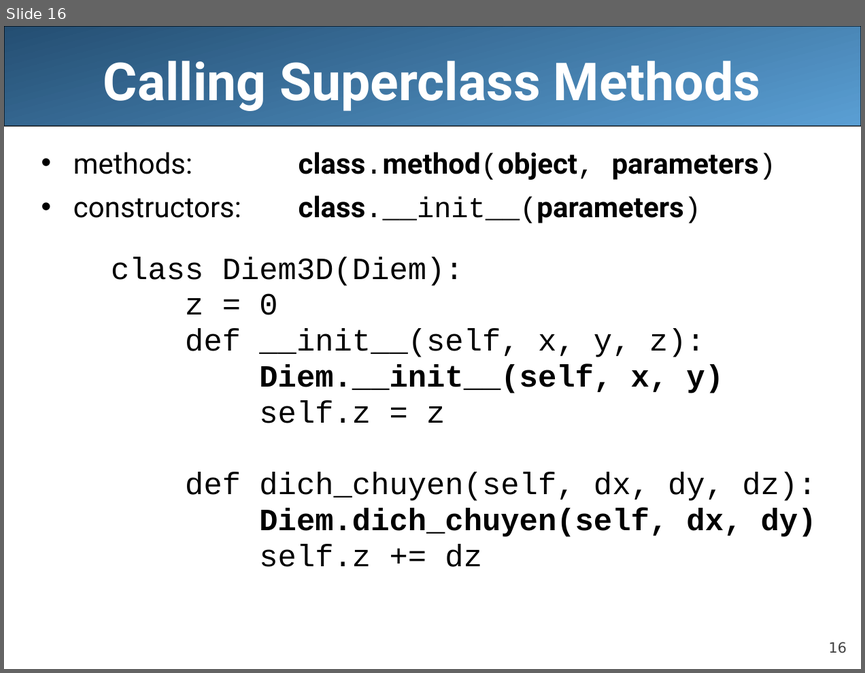
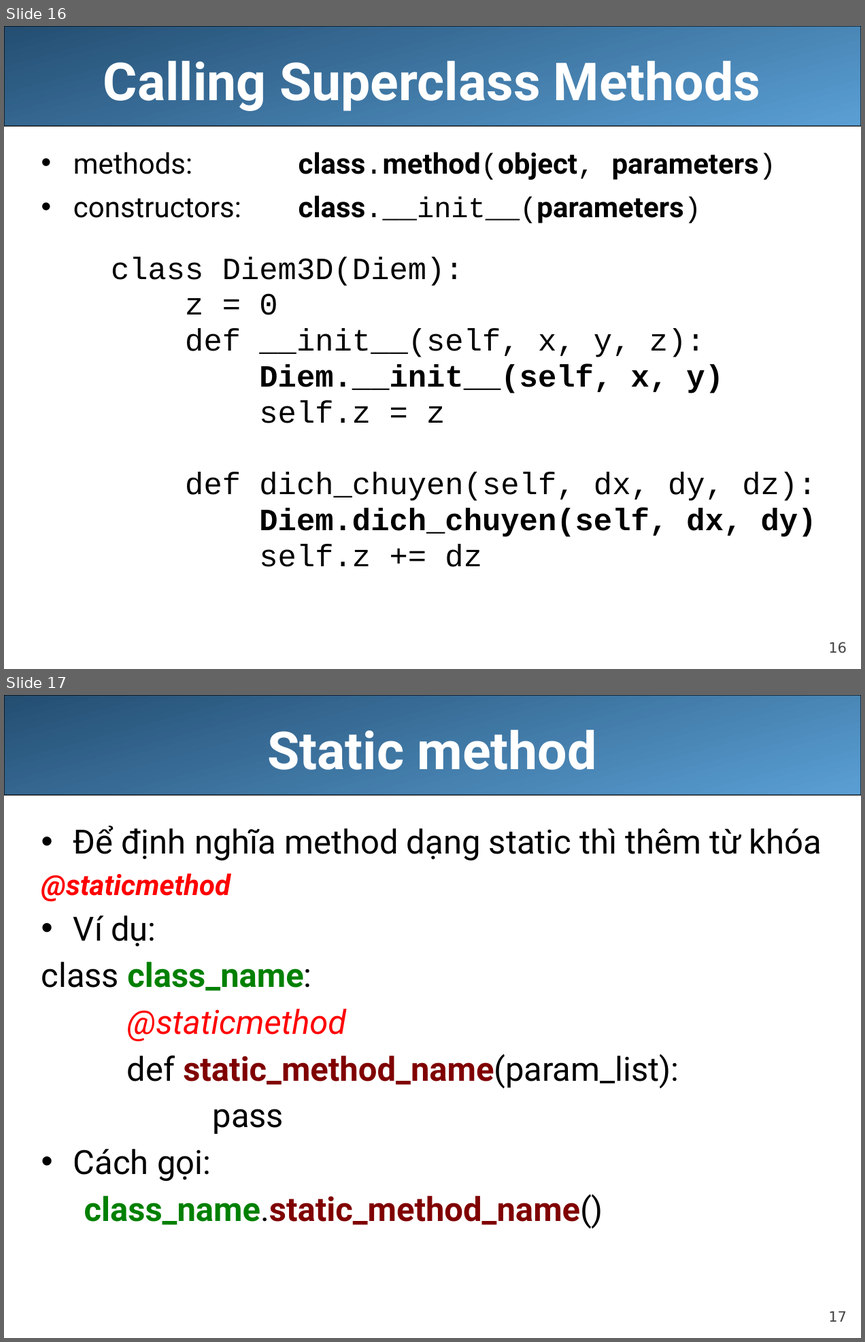
Before and after one commit to nhatngheeducation/python17032021, a slide deck: docs/Python_08_OOP.pptx. Shown one above the other, each under a label of ours: slide 16 before the commit, slides 16 and 17 after it. The pictures are 865x673 and 865x1342 pixels, drawn with LibreOffice and Linux fonts; fonts in the diff are those of the drawing; background and template pictures are left out. Boxes give left, top, right and bottom in pixels: in the first picture for what was removed or moved away, otherwise in the second. Text is boxed around its words. In the diff, an @@ line names an element or a change of style, - is before the commit and + after.

```diff
--- a/docs/Python_08_OOP.pptx
+++ b/docs/Python_08_OOP.pptx
@@ slide 17 added at (x1=4, y1=695, x2=861, y2=1338), background #FFFFFF; not listed: 2 template elements that a slide beside it also shows @@
@@ title added at (x1=267, y1=730, x2=596, y2=770), 44 pt, text #FFFFFF, bold @@
+Static method
@@ text added at (x1=41, y1=826, x2=821, y2=1228), 28 pt, text #000000 @@
+• Để định nghĩa method dạng static thì thêm từ khóa
+@staticmethod
+• Ví dụ:
+class class_name:
+@staticmethod
+def static_method_name(param_list):
+pass
+• Cách gọi:
+  class_name.static_method_name()
```
Also in this commit, not shown: 11 other files.
